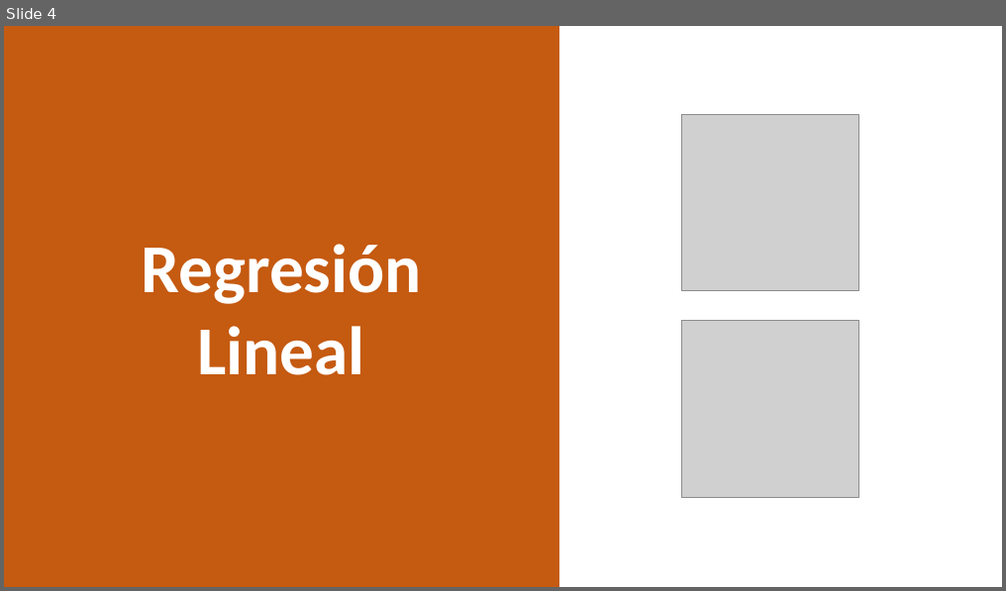
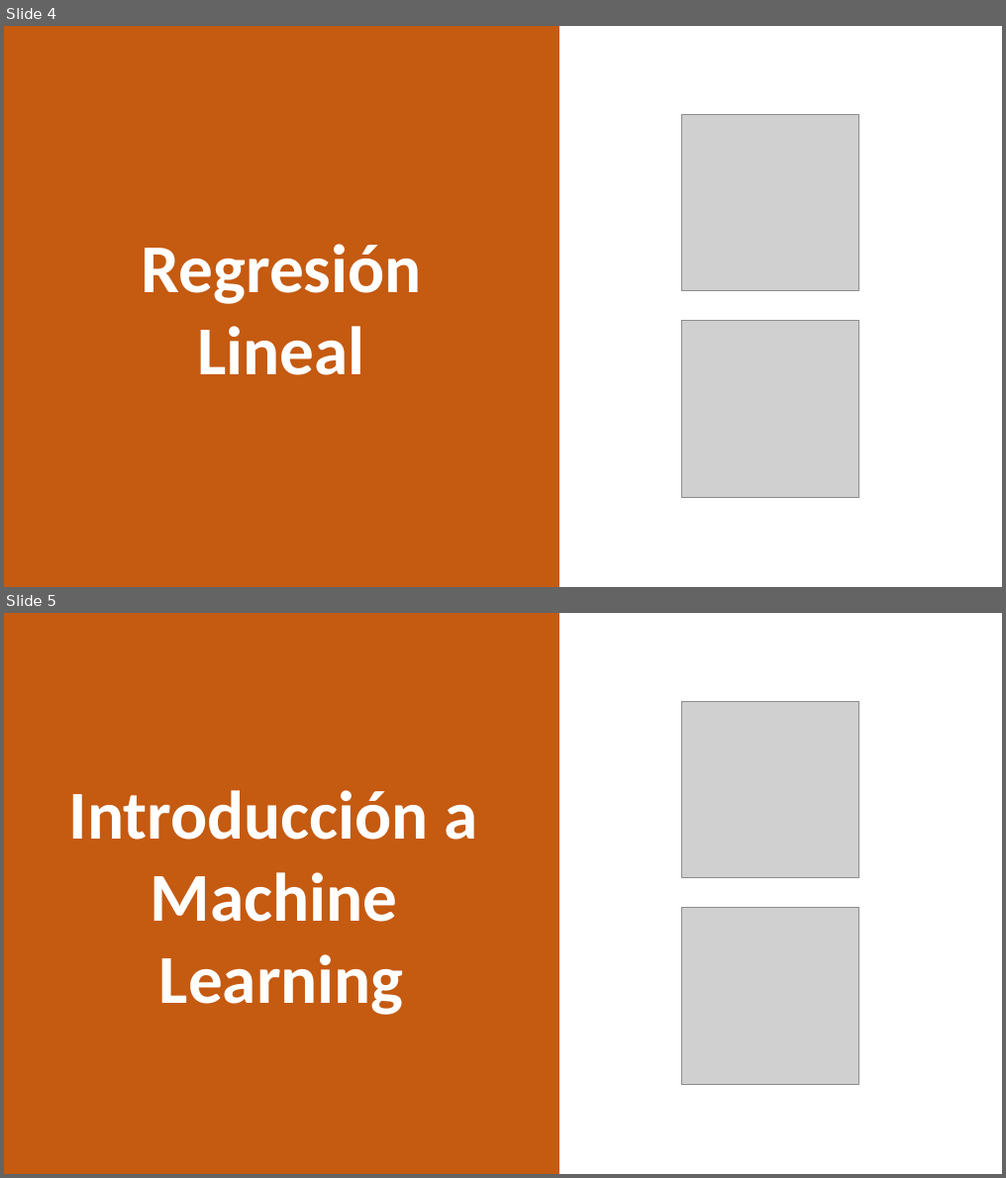
Before and after one commit to jazaineam1/Andes_ADDBD, a slide deck: Imagenes/presentacion_iconos.pptx. Shown one above the other, each under a label of ours: slide 4 before the commit, slides 4 and 5 after it. The pictures are 1006x591 and 1006x1178 pixels, drawn with LibreOffice and Linux fonts; fonts in the diff are those of the drawing; grey boxes stand for pictures. Boxes give left, top, right and bottom in pixels: in the first picture for what was removed or moved away, otherwise in the second. Text is boxed around its words. In the diff, an @@ line names an element or a change of style, - is before the commit and + after.

```diff
--- a/Imagenes/presentacion_iconos.pptx
+++ b/Imagenes/presentacion_iconos.pptx
@@ slide 5 added at (4,613,1002,1174), background #FFFFFF @@
@@ rectangle added at (4,613,559,1174), fill #C55A11, outline #C55A11 1 pt, 66 pt, text #FFFFFF, bold @@
+Introducción a
+Machine
+Learning
@@ picture added at (682,701,859,878) @@
@@ picture added at (682,908,859,1084) @@
```
Also in this commit, not shown: 4 other files.
